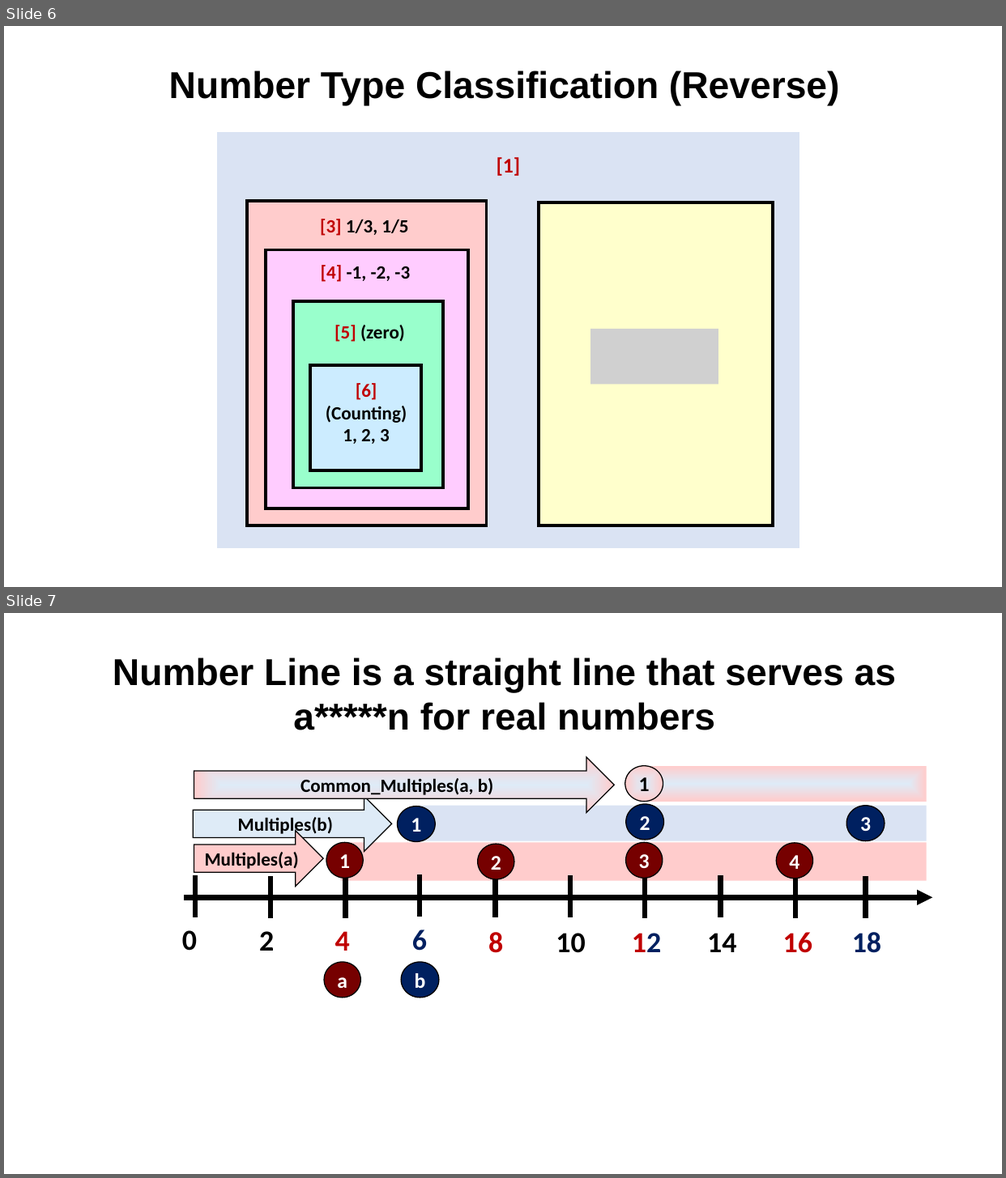
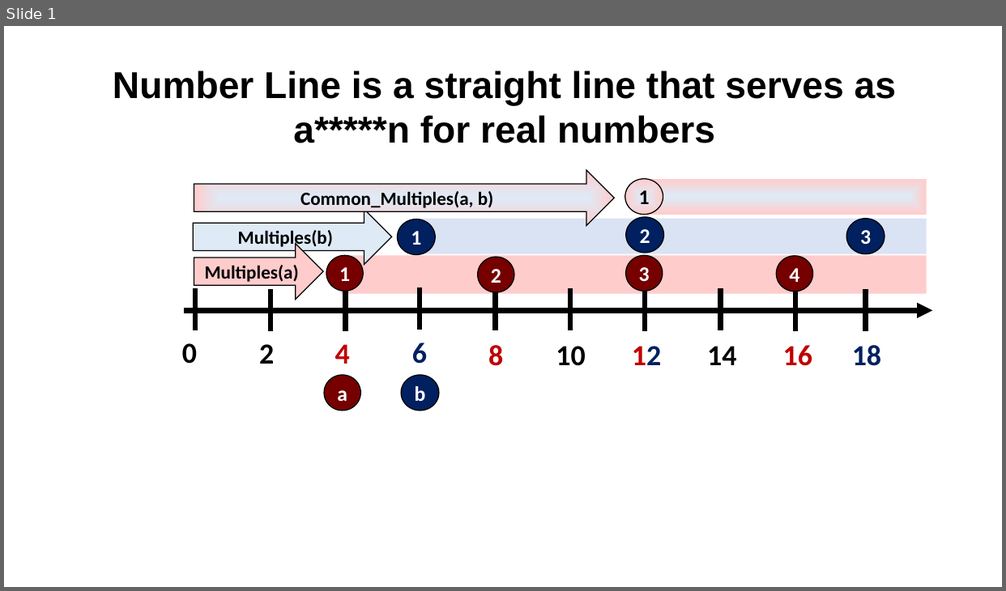
Before and after one commit to valdas1966/myq, a slide deck: Images/Mathematics/Numbers/For Pictures.pptx. Shown one above the other, each under a label of ours: slides 6 and 7 before the commit, slide 1 after it. The pictures are 1006x1178 and 1006x591 pixels, drawn with LibreOffice and Linux fonts; fonts in the diff are those of the drawing; grey boxes stand for pictures. Boxes give left, top, right and bottom in pixels: in the first picture for what was removed or moved away, otherwise in the second. Text is boxed around its words. In the diff, an @@ line names an element or a change of style, - is before the commit and + after.

```diff
--- a/Images/Mathematics/Numbers/For Pictures.pptx
+++ b/Images/Mathematics/Numbers/For Pictures.pptx
@@ slide 6 removed at box(4, 26, 1002, 587), background #FFFFFF @@
@@ text removed at box(169, 71, 840, 105) @@
-Number Type Classification (Reverse)
@@ group removed at box(216, 132, 800, 549): 6 rectangles, 5 texts, 1 picture @@
-[5] (zero)
-[4] -1, -2, -3
-[3] 1/3, 1/5
-[6]
-(Counting)
-1, 2, 3
-[1]
@@ what was slide 7 is now slide 1 @@
```
Also in this commit, not shown: 2 slides changed, 9 other slides removed, 2 other files.
